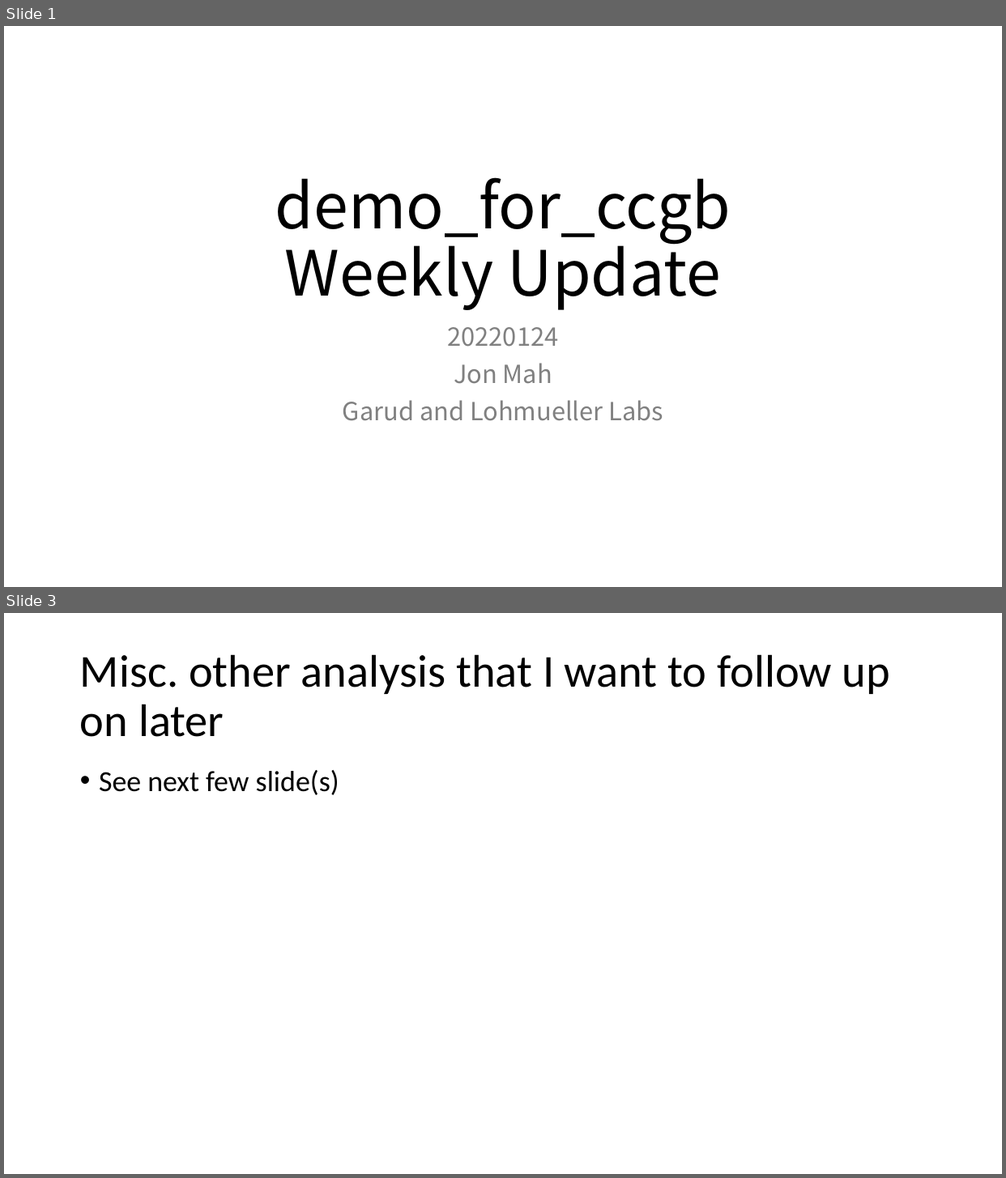
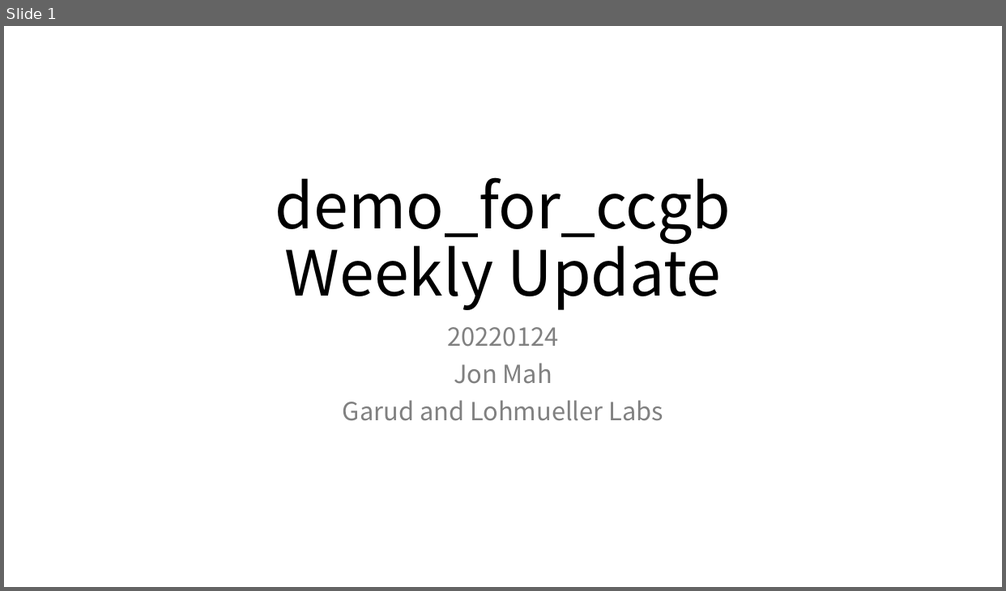
Before and after one commit to jon-mah/demo_for_ccgb, a slide deck: Summary/20220124_microbiome_demographic_slides.pptx. Shown one above the other, each under a label of ours: slides 1 and 3 before the commit, slide 1 after it; the slides between them are not shown. The pictures are 1006x1178 and 1006x591 pixels, drawn with LibreOffice and Linux fonts; fonts in the diff are those of the drawing. Boxes give left, top, right and bottom in pixels: in the first picture for what was removed or moved away, otherwise in the second. Text is boxed around its words. In the diff, an @@ line names an element or a change of style, - is before the commit and + after.

```diff
--- a/Summary/20220124_microbiome_demographic_slides.pptx
+++ b/Summary/20220124_microbiome_demographic_slides.pptx
@@ slide 3 removed at box(4, 613, 1002, 1174), background #FFFFFF @@
@@ title removed at box(80, 654, 890, 737) @@
-Misc. other analysis that I want to follow up on later
@@ text removed at box(99, 770, 339, 795) @@
-• See next few slide(s)
```
Also in this commit, not shown: 1 slide changed, 3 slides added.
